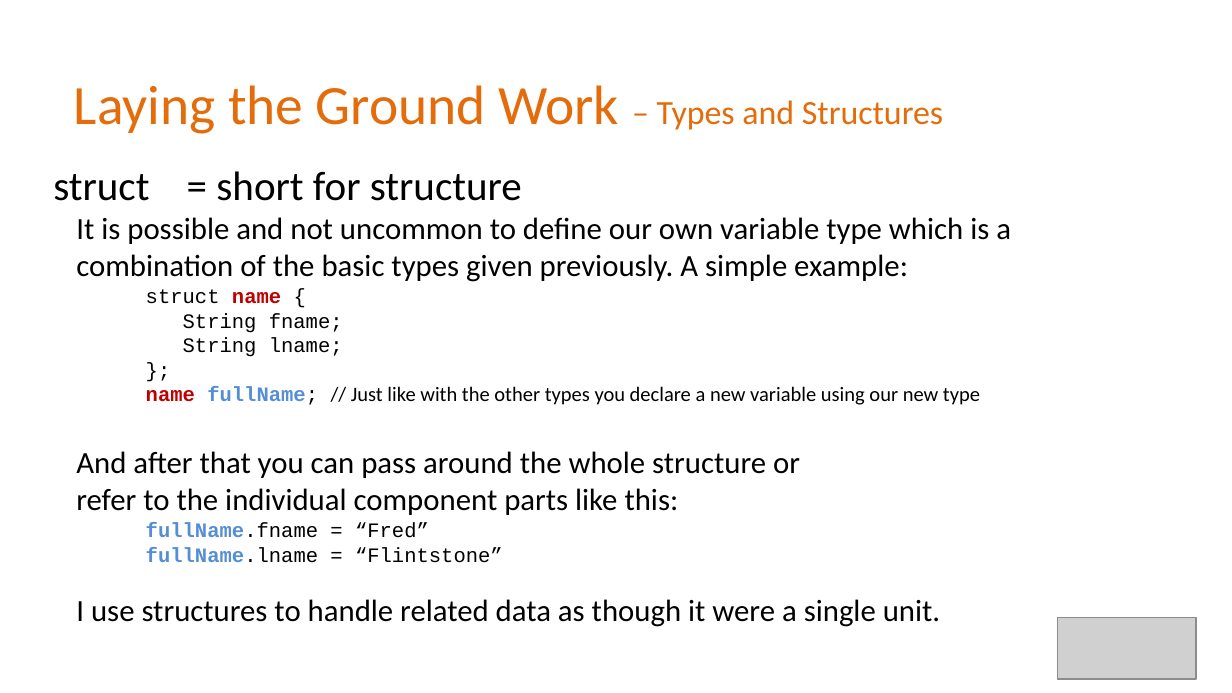
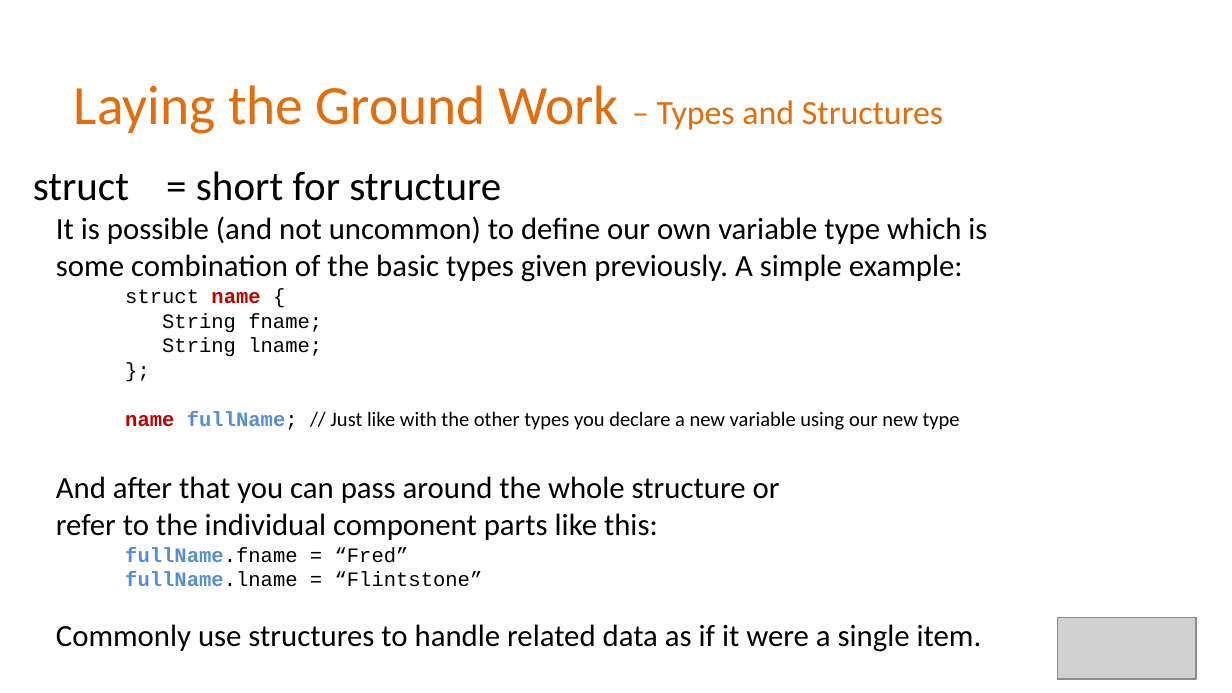
Before and after one commit to Alan-Lomax/MERG-SIG-Presentations, a slide deck: slide 4 of Part 4 - Introduction to Class Programming.pptx. Drawn at 1232x693 pixels with LibreOffice and Linux fonts; fonts in the diff are those of the drawing; grey boxes stand for pictures; background and template pictures are left out. Boxes give left, top, right and bottom in pixels: in the first picture for what was removed or moved away, otherwise in the second. Text is boxed around its words. In the diff, an @@ line names an element or a change of style, - is before the commit and + after.

Commit message:
Update Part 4 - Introduction to Class Programming.pptx
Updated to better integrate following from Chris Sharps MERG presentation on structures (Oct 26 2021)

```diff
--- a/Part 4 - Introduction to Class Programming.pptx
+++ b/Part 4 - Introduction to Class Programming.pptx
@@ text "struct = short for structure": place and size @@
-text "struct = short for structure" at bbox=[53, 171, 1011, 627]
+text "struct = short for structure" at bbox=[33, 171, 987, 652]
@@ text at bbox=[56, 216, 987, 282]: text changed @@
-  It is possible and not uncommon to define our own variable type which is a combination of the basic types given previously. A simple example:
+  It is possible (and not uncommon) to define our own variable type which is some combination of the basic types given previously. A simple example:
@@ text at bbox=[56, 624, 982, 652]: text changed @@
-  I use structures to handle related data as though it were a single unit.
+  Commonly use structures to handle related data as if it were a single item.
```
Also in this commit, not shown: 4 other slides changed, 4 slides added, 1 slide removed.
